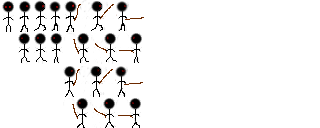
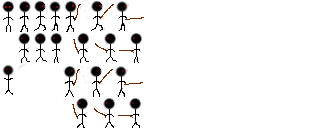
Two versions of the same layered image (320x128). Layer-by-layer changes:
painted on "Background" over 2, 64, 27, 95
